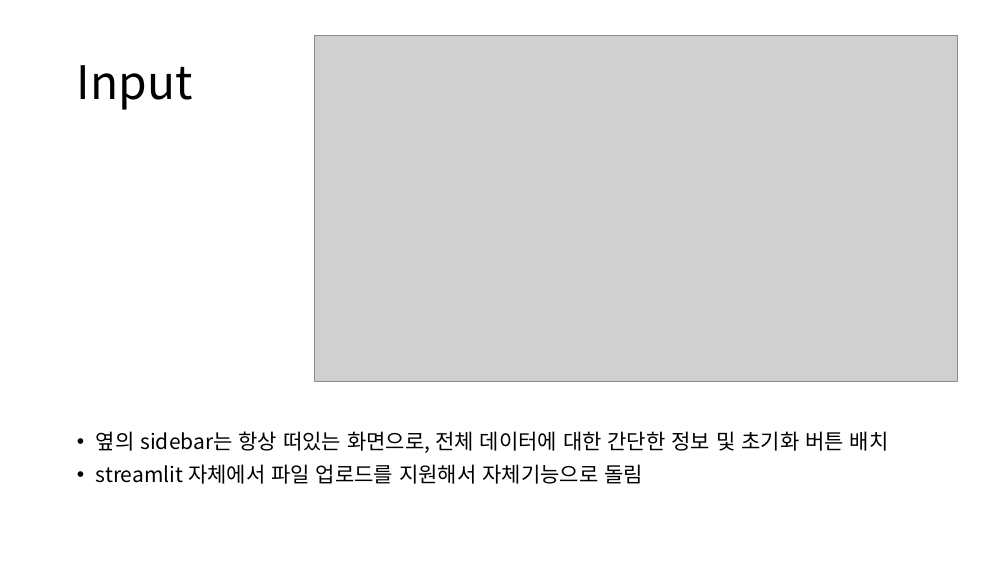
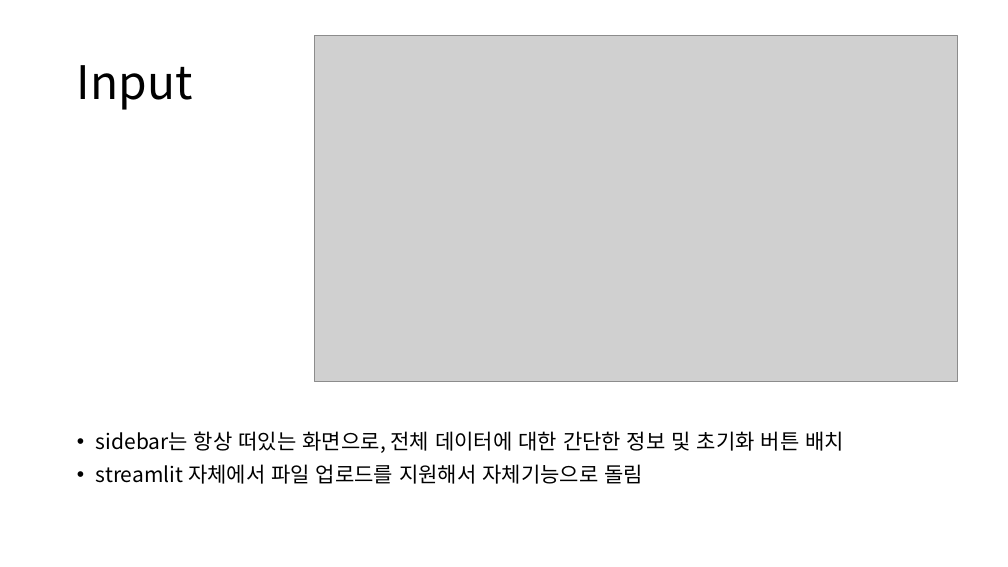
Before and after one commit to semistone97/pjt-SEO, a slide deck: slide 9 of jskim/키워드 기반 리스팅 최적화 에이전트 - 구현파트.pptx (slide 8 before the commit). Drawn at 1008x567 pixels with LibreOffice and Linux fonts; fonts in the diff are those of the drawing; grey boxes stand for pictures. Boxes give left, top, right and bottom in pixels: in the first picture for what was removed or moved away, otherwise in the second. Text is boxed around its words. In the diff, an @@ line names an element or a change of style, - is before the commit and + after.

```diff
--- a/jskim/키워드 기반 리스팅 최적화 에이전트 - 구현파트.pptx
+++ b/jskim/키워드 기반 리스팅 최적화 에이전트 - 구현파트.pptx
@@ text at (96,431,844,453): text changed @@
-• 옆의 sidebar는 항상 떠있는 화면으로, 전체 데이터에 대한 간단한 정보 및 초기화 버튼 배치
+• sidebar는 항상 떠있는 화면으로, 전체 데이터에 대한 간단한 정보 및 초기화 버튼 배치
```
Also in this commit, not shown: 9 other slides changed, 2 slides added, 1 slide removed, 6 other files.
